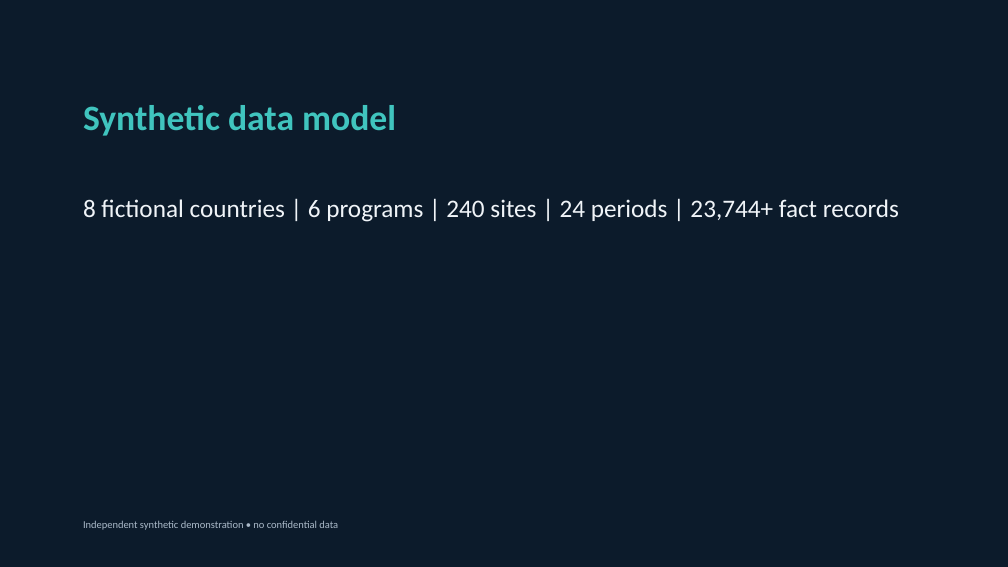
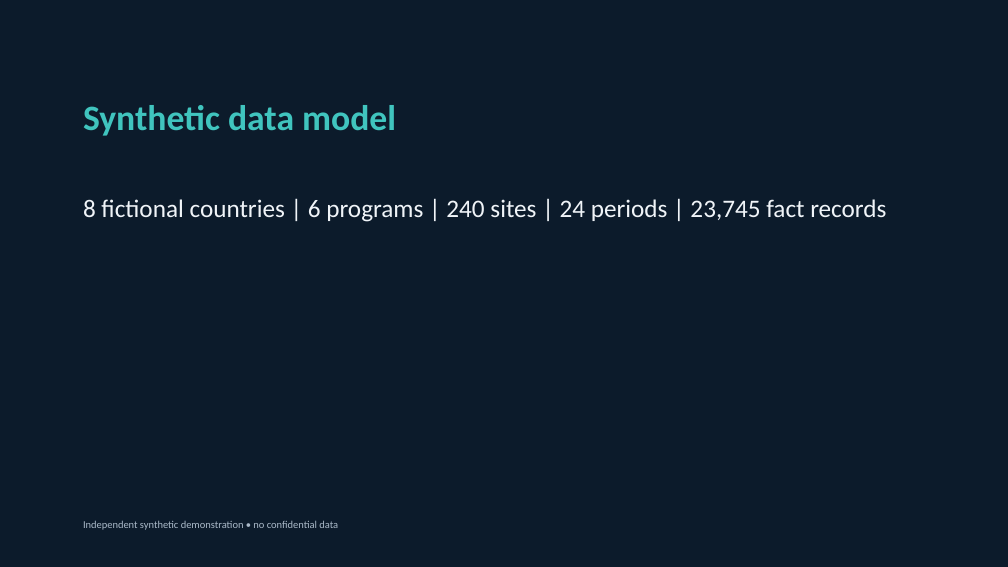
Before and after one commit to swap2you/nonprofit-impact-intelligence-lab, a slide deck: slide 2 of assets/Nonprofit_Impact_Intelligence_Lab.pptx. Drawn at 1008x567 pixels with LibreOffice and Linux fonts; fonts in the diff are those of the drawing. Boxes give left, top, right and bottom in pixels: in the first picture for what was removed or moved away, otherwise in the second. Text is boxed around its words. In the diff, an @@ line names an element or a change of style, - is before the commit and + after.

```diff
--- a/assets/Nonprofit_Impact_Intelligence_Lab.pptx
+++ b/assets/Nonprofit_Impact_Intelligence_Lab.pptx
@@ text at bbox=[83, 199, 886, 222]: text changed @@
-8 fictional countries | 6 programs | 240 sites | 24 periods | 23,744+ fact records
+8 fictional countries | 6 programs | 240 sites | 24 periods | 23,745 fact records
```
Also in this commit, not shown: 2 other files.
